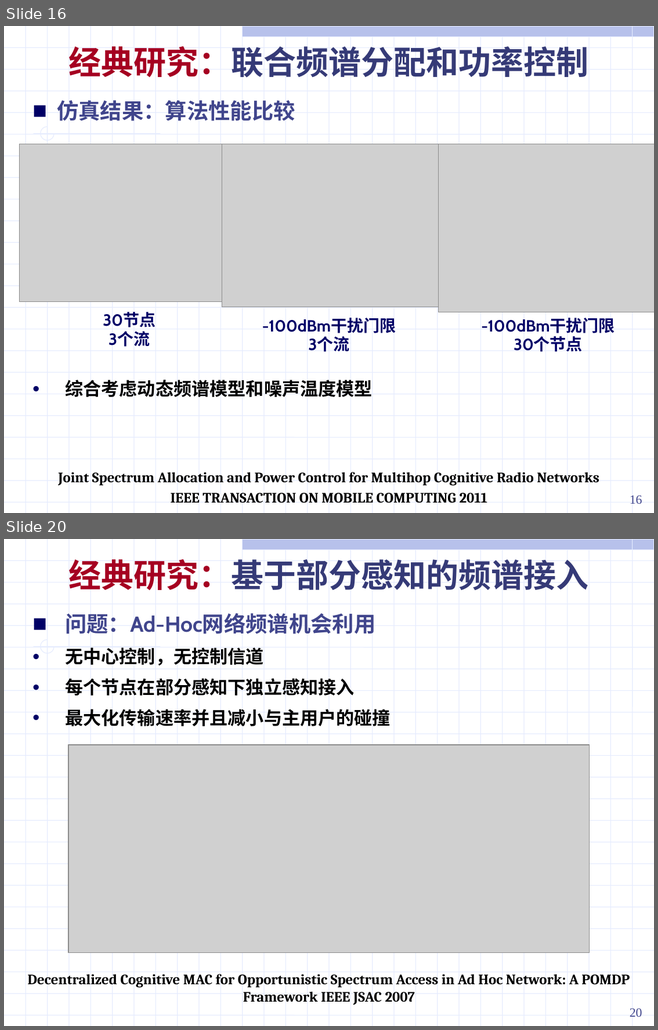
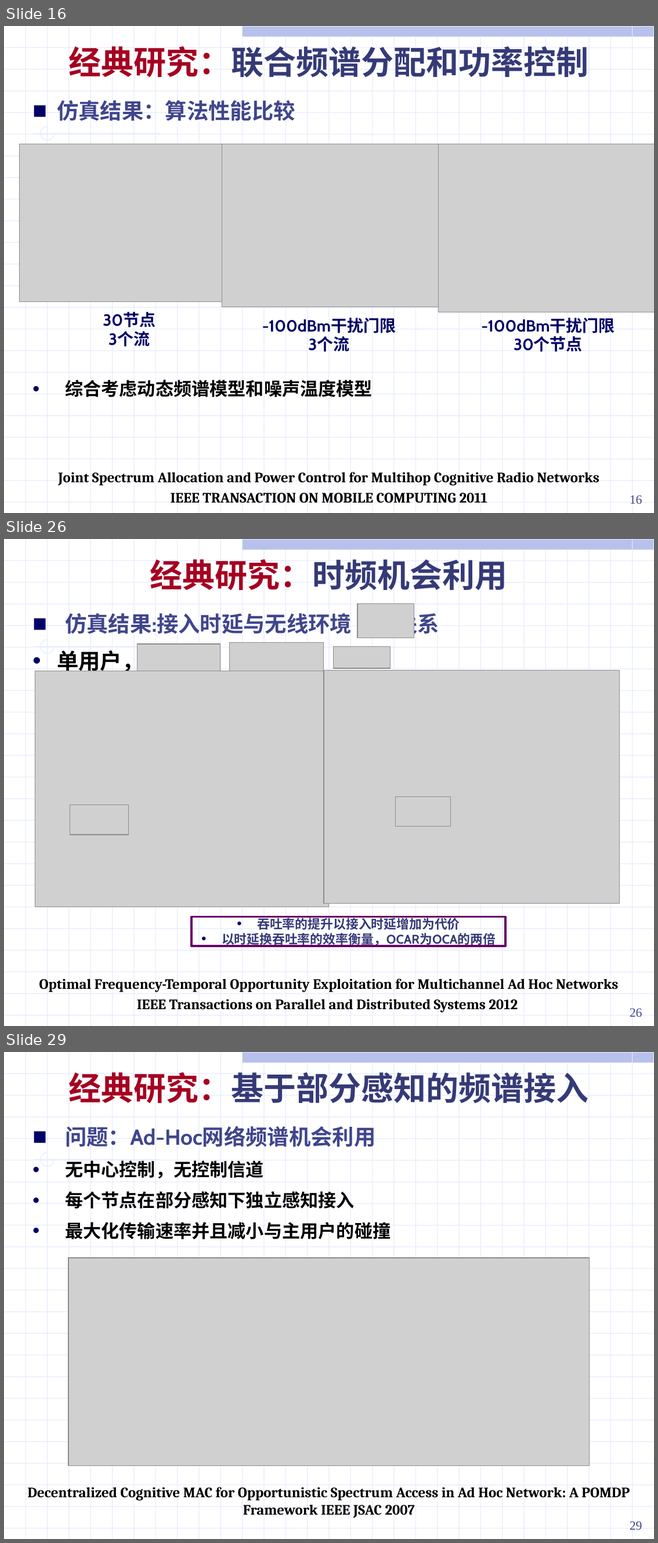
Before and after one commit to ssheroes/hello-world, a slide deck: 战术网频谱共享调研 (2).pptx. Shown one above the other, each under a label of ours: slides 16 and 20 before the commit, slides 16, 26 and 29 after it; the slides between them are not shown. The pictures are 658x1030 and 658x1543 pixels, drawn with LibreOffice and Linux fonts; fonts in the diff are those of the drawing; grey boxes stand for pictures. Boxes give left, top, right and bottom in pixels: in the first picture for what was removed or moved away, otherwise in the second. Text is boxed around its words. In the diff, an @@ line names an element or a change of style, - is before the commit and + after.

```diff
--- a/战术网频谱共享调研 (2).pptx
+++ b/战术网频谱共享调研 (2).pptx
@@ slide 26 added at bbox=[4, 539, 654, 1026], background #FFFFFF; not listed: 56 template elements that a slide beside it also shows @@
@@ text added at bbox=[150, 559, 507, 590], 36 pt, text #353A77, bold @@
+经典研究：时频机会利用
@@ picture added at bbox=[357, 604, 414, 638] @@
@@ text added at bbox=[57, 613, 351, 671], 24 pt, text #40458C, bold @@
+■ 仿真结果:接入时延与无线环境 关系
+• 单用户， ， ，
@@ picture added at bbox=[230, 643, 324, 674] @@
@@ picture added at bbox=[137, 644, 220, 673] @@
@@ picture added at bbox=[333, 647, 390, 668] @@
@@ picture added at bbox=[35, 671, 328, 907] @@
@@ picture added at bbox=[324, 670, 619, 903] @@
@@ picture added at bbox=[395, 797, 450, 827] @@
@@ picture added at bbox=[70, 805, 128, 835] @@
@@ rectangle added at bbox=[191, 917, 505, 946], outline #660066 2.25 pt, 14 pt, text #353A77, bold @@
+• 吞吐率的提升以接入时延增加为代价
+• 以时延换吞吐率的效率衡量，OCAR为OCA的两倍
@@ text added at bbox=[39, 979, 618, 1012], 16 pt, text #000000, bold @@
+Optimal Frequency-Temporal Opportunity Exploitation for Multichannel Ad Hoc Networks
+IEEE Transactions on Parallel and Distributed Systems 2012
@@ page number added at bbox=[629, 1008, 642, 1017], 14 pt, text #40458C @@
+26
@@ what was slide 20 is now slide 29 @@
@@ page number at bbox=[629, 1521, 642, 1530]: text changed @@
-20
+29
```
Also in this commit, not shown: 9 slides changed, 9 other slides added.
